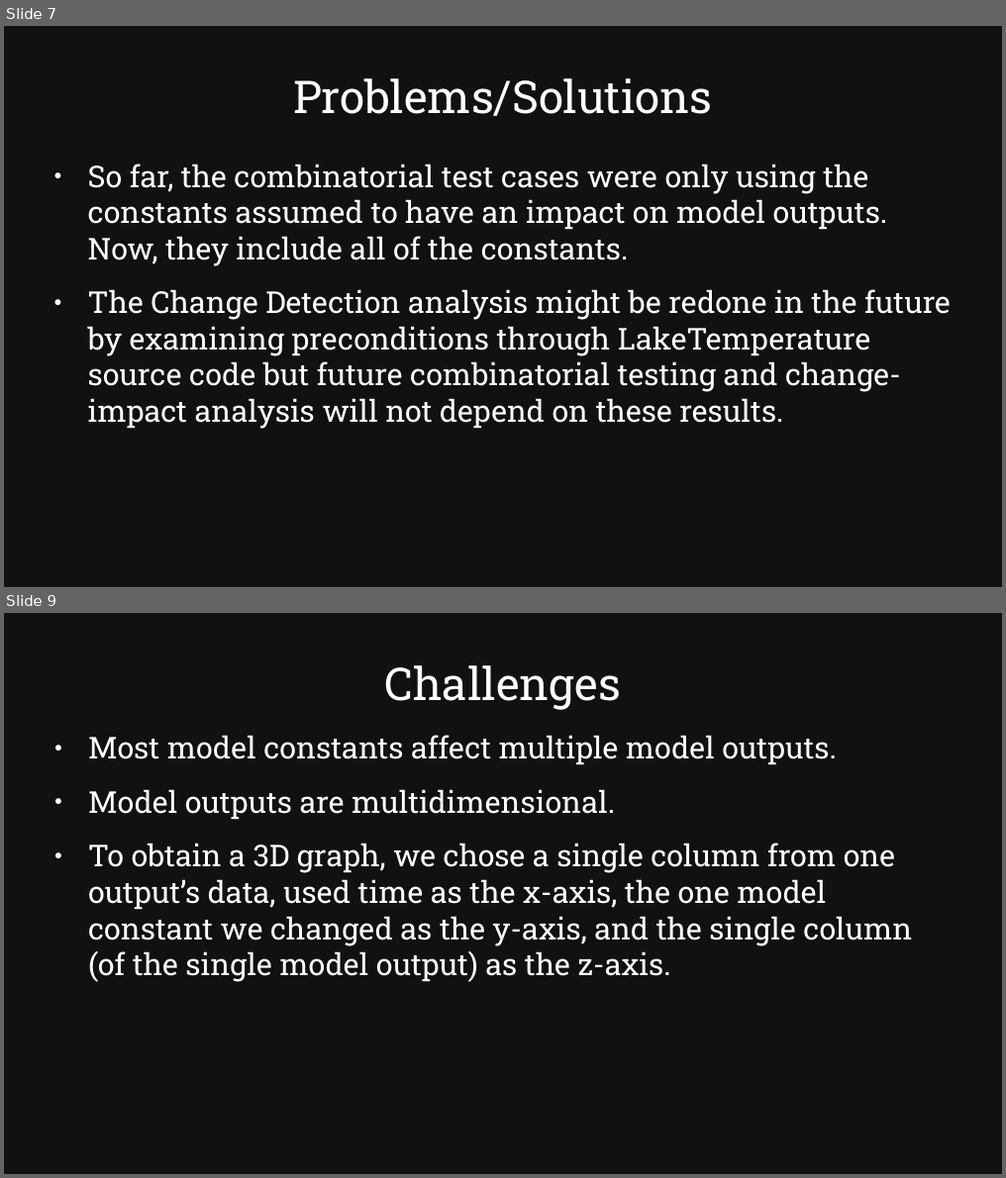
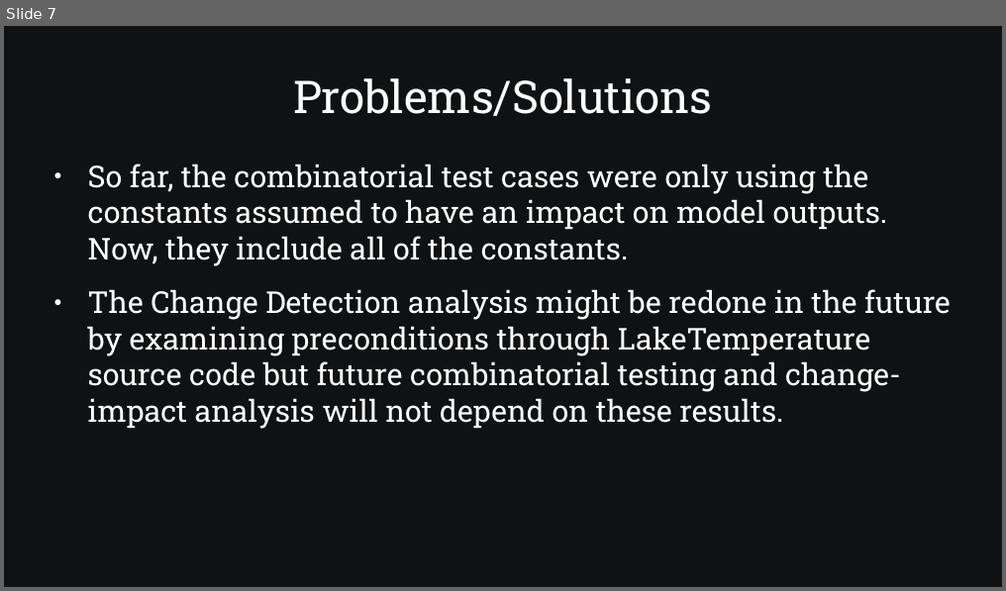
Before and after one commit to SamAllen06/lake_temp_work, a slide deck: documentation/for_collaborators/AnalysisOverview.pptx. Shown one above the other, each under a label of ours: slides 7 and 9 before the commit, slide 7 after it; the slides between them are not shown. The pictures are 1006x1178 and 1006x591 pixels, drawn with LibreOffice and Linux fonts; fonts in the diff are those of the drawing. Boxes give left, top, right and bottom in pixels: in the first picture for what was removed or moved away, otherwise in the second. Text is boxed around its words. In the diff, an @@ line names an element or a change of style, - is before the commit and + after.

```diff
--- a/documentation/for_collaborators/AnalysisOverview.pptx
+++ b/documentation/for_collaborators/AnalysisOverview.pptx
@@ slide 9 removed at (x1=4, y1=613, x2=1002, y2=1174), background #0F1112 @@
@@ title removed at (x1=385, y1=665, x2=621, y2=710) @@
-Challenges
@@ text removed at (x1=88, y1=735, x2=912, y2=982) @@
-● Most model constants affect multiple model outputs.
-● Model outputs are multidimensional.
-● To obtain a 3D graph, we chose a single column from one output’s data, used time as the x-axis, the one model constant we changed as the y-axis, and the single column (of the single model output) as the z-axis.
```
Also in this commit, not shown: 7 slides changed, 21 slides added, 1 other file.
